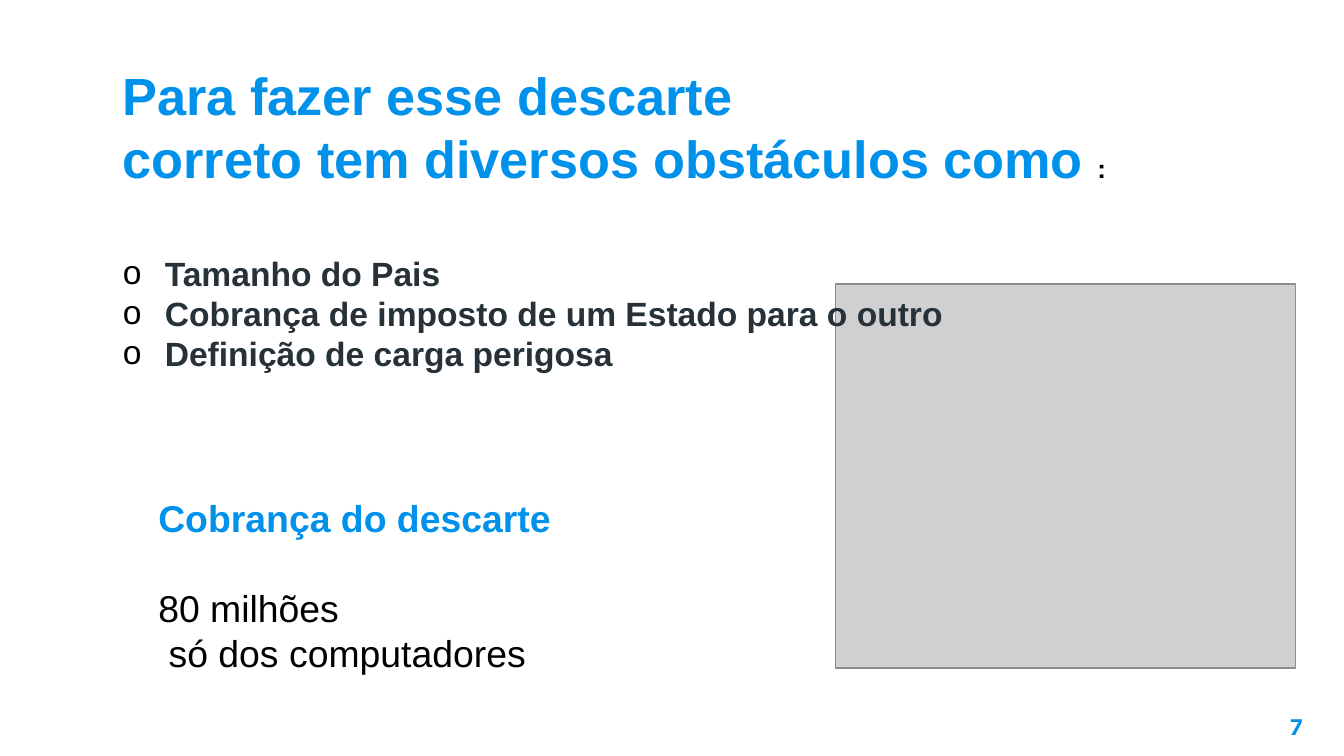
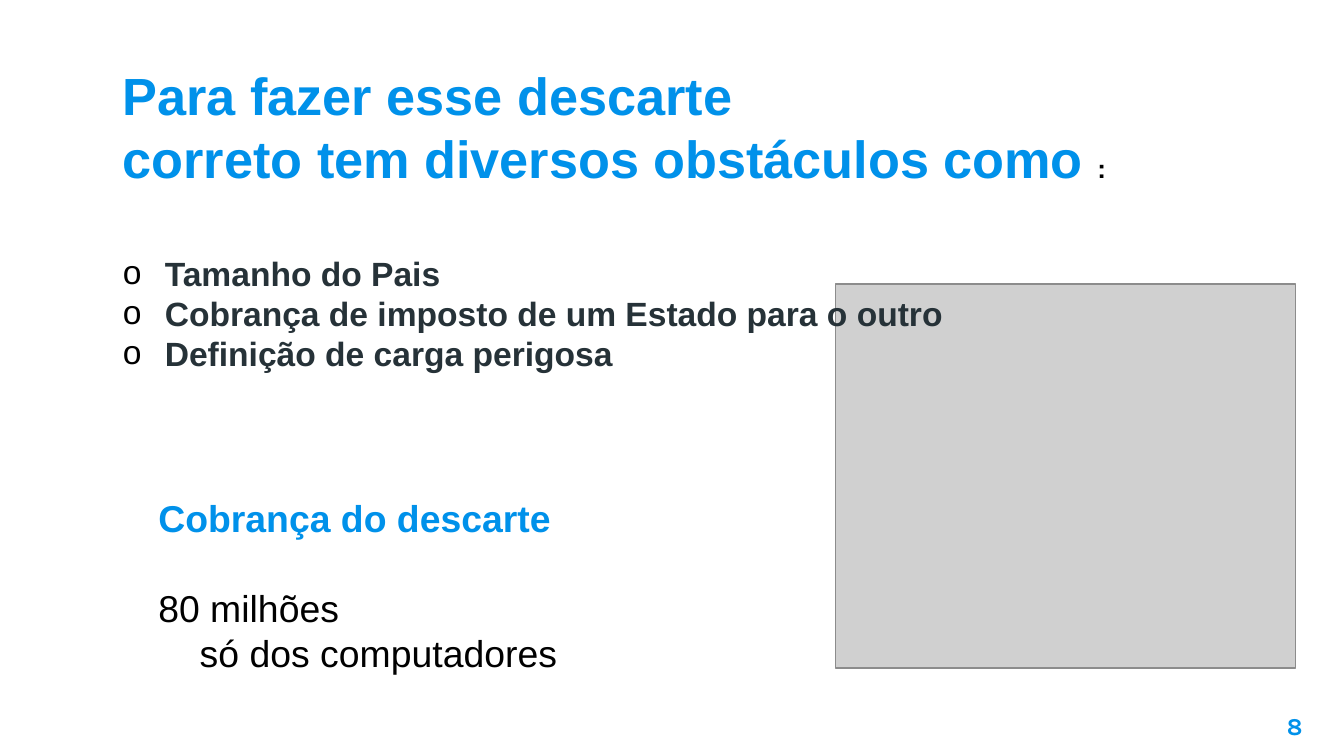
Before and after one commit to evelynsantosbandtec/site-pessoal, a slide deck: slide 8 of socio/Cordelia · SlidesCarnival.pptx (slide 7 before the commit). Drawn at 1344x756 pixels with LibreOffice and Linux fonts; fonts in the diff are those of the drawing; grey boxes stand for pictures; background and template pictures are left out. Boxes give left, top, right and bottom in pixels: in the first picture for what was removed or moved away, otherwise in the second. Text is boxed around its words. In the diff, an @@ line names an element or a change of style, - is before the commit and + after.

```diff
--- a/socio/Cordelia · SlidesCarnival.pptx
+++ b/socio/Cordelia · SlidesCarnival.pptx
@@ text "Cobrança do descarte" rewrapped from (x1=158, y1=505, x2=551, y2=674) to (x1=158, y1=505, x2=557, y2=674) @@
@@ page number at (x1=1287, y1=719, x2=1303, y2=736): text changed @@
-7
+8
```
Also in this commit, not shown: 2 other slides changed, 1 slide added, 1 other file.
